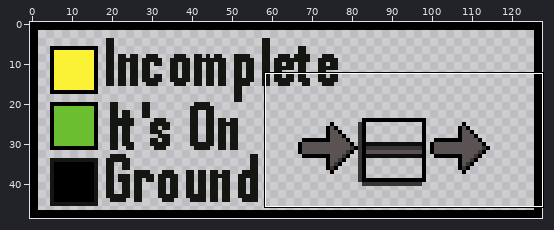
Pixel-art file, stored at Assets/Sprite-0002.aseprite. The picture above shows the old version from afar; the outline marks the close-up.
Close-up. The starting point:
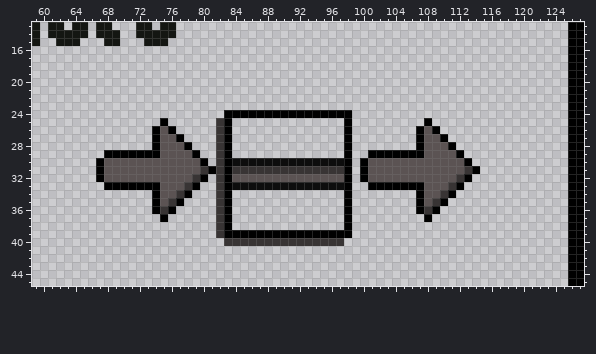
128x49 pixels, 1 frame. Colours within 5 levels of each other are drawn and written as one. Shown: x 59..127, y 13..45.
Once edited:
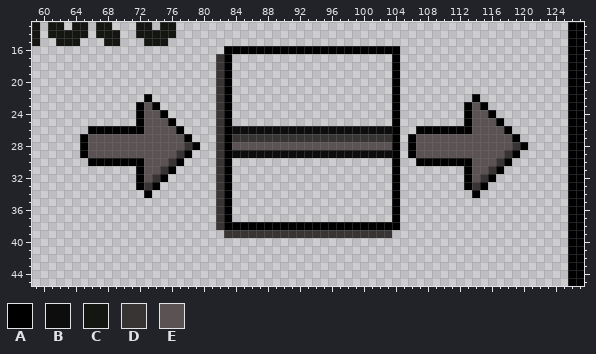
Palette (. is transparent): A #000000  B #0d0d0d  C #141612  D #383434  E #5b5353
Change:
y 16: x 83..104 ...................... -> AAAAAAAAAAAAAAAAAAAAAA
y 17..21: x 82..83 .. -> DA; x 104 . -> A
y 22: x 73 . -> A; x 82..83 .. -> DA; x 104 . -> A; x 114 . -> A
y 23: x 72..74 ... -> AEA; x 82..83 .. -> DA; x 104 . -> A; x 113..115 ... -> AEA
y 24: x 72..75 .... -> AEEA; x 82 . -> D; x 84..98 AAAAAAAAAAAAAAA -> ...............; x 104 . -> A; x 113..116 .... -> AEEA
y 25: x 72..76 ...A. -> AEEEA; x 98 A -> .; x 104 . -> A; x 108 A -> .; x 113..117 ..... -> AEEEA
y 26: x 66..74 ........A -> AAAAAAAEE; x 76..77 A. -> EA; x 84..104 ..............A...... -> BBBBBBBBBBBBBBBBBBBBA; x 108 E -> A; x 110..118 ......... -> AAAAEEEEA
y 27: x 65..74 .........A -> AEEEEEEEEE; x 77..78 A. -> EA; x 84..104 ..............A...... -> DDDDDDDDDDDDDDDDDDDDA; x 106..107 .A -> AE; x 110..119 A......... -> EEEEEEEEEA
y 28: x 65..74 .........A -> AEEEEEEEEE; x 78..79 A. -> DA; x 84..104 ..............A...... -> EEEEEEEEEEEEEEEEEEEEA; x 106..107 .A -> AE; x 111..120 A......... -> EEEEEEEEDA
y 29: x 65..74 ...AAAAAAA -> AEEEEEEEEE; x 77..79 EEA -> DA.; x 84..103 ..............A..AAA -> BBBBBBBBBBBBBBBBBBBB; x 105 A -> .; x 107 A -> E; x 112..119 A....... -> EEEEEEDA
y 30: x 66 . -> A; x 68..72 EEEEE -> AAAAA; x 76..80 EEEEA -> DA...; x 84..98 BBBBBBBBBBBBBBA -> ...............; x 100..112 AEEEEEEEEEEEE -> ....A..AAAAAA; x 114..118 ..... -> EEEDA
y 31: x 67..72 AEEEEE -> .....A; x 75..81 EEEEEDA -> DA.....; x 84..98 DDDDDDDDDDDDDDA -> ...............; x 100..117 AEEEEEEEEEEEEDA... -> ....A........AEEDA
y 32: x 67..72 AEEEEE -> .....A; x 74..80 EEEEEDA -> DA.....; x 84..98 EEEEEEEEEEEEEEA -> ...............; x 100..112 AEEEEEEEEEEED -> ....A........; x 114..116 ... -> EDA
y 33: x 68..71 AAAA -> ....; x 73 A -> D; x 75..79 EEEDA -> .....; x 84..98 BBBBBBBBBBBBBBA -> ...............; x 101..103 AAA -> ...; x 105..115 AAAEEEDA... -> ........ADA
y 34: x 73..78 .AEEDA -> A.....; x 98 A -> .; x 104 . -> A; x 107..111 AEEDA -> .....; x 114 . -> A
y 35: x 74..77 AEDA -> ....; x 98 A -> .; x 104 . -> A; x 107..110 AEDA -> ....
y 36: x 74..76 ADA -> ...; x 98 A -> .; x 104 . -> A; x 107..109 ADA -> ...
y 37: x 75 A -> .; x 98 A -> .; x 104 . -> A; x 108 A -> .
y 38: x 84..97 .............. -> AAAAAAAAAAAAAA; x 99..104 ...... -> AAAAAA
y 39: x 82..103 DAAAAAAAAAAAAAAAA..... -> .DDDDDDDDDDDDDDDDDDDDD
y 40: x 83..97 DDDDDDDDDDDDDDD -> ...............
Changed places in both close-ups, as pixel boxes (x1, y1, x2, y2):
changed: (80, 46, 528, 246)
